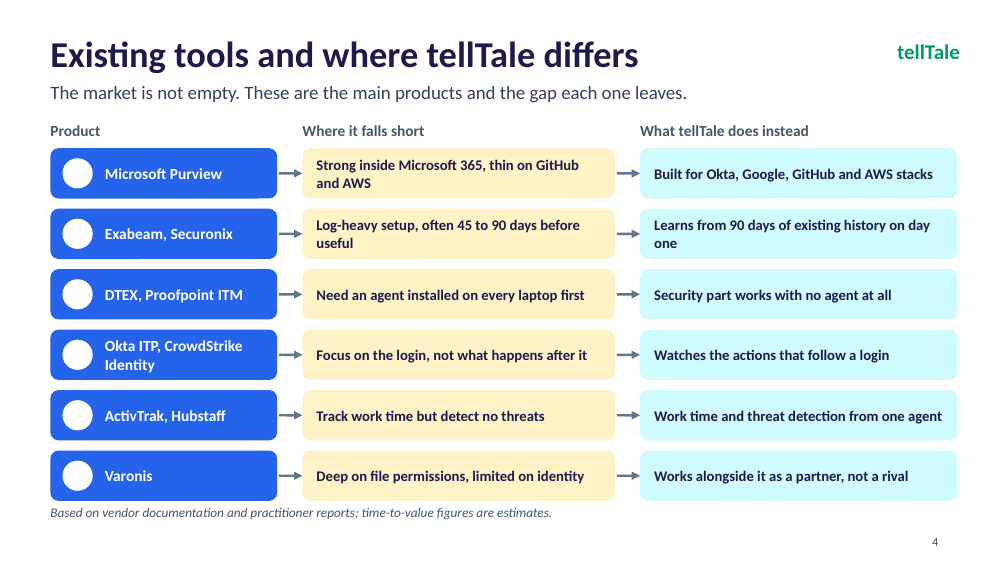
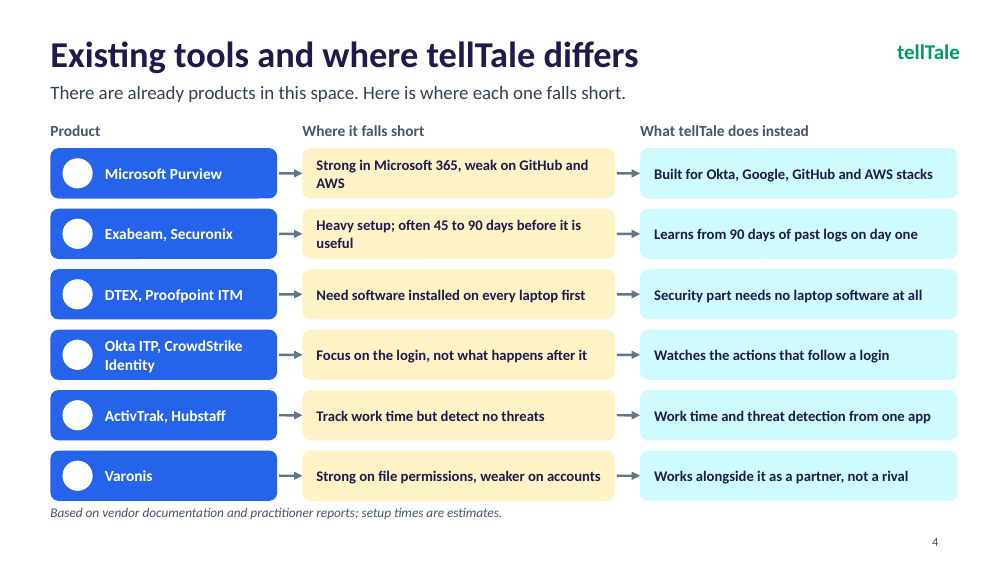
Before and after one commit to aaravgupta0202/telltale, a slide deck: slide 4 of tellTale_CyberForge_Deck.pptx. Drawn at 1008x567 pixels with LibreOffice and Linux fonts; fonts in the diff are those of the drawing; background and template pictures are left out. Boxes give left, top, right and bottom in pixels: in the first picture for what was removed or moved away, otherwise in the second. Text is boxed around its words. In the diff, an @@ line names an element or a change of style, - is before the commit and + after.

Commit message:
v2

```diff
--- a/tellTale_CyberForge_Deck.pptx
+++ b/tellTale_CyberForge_Deck.pptx
@@ text at <box>50,86,626,102</box>: text changed @@
-The market is not empty. These are the main products and the gap each one leaves.
+There are already products in this space. Here is where each one falls short.
@@ text at <box>316,159,589,188</box>: text changed @@
-Strong inside Microsoft 365, thin on GitHub and AWS
+Strong in Microsoft 365, weak on GitHub and AWS
@@ text at <box>316,219,581,248</box>: text changed @@
-Log-heavy setup, often 45 to 90 days before useful
+Heavy setup; often 45 to 90 days before it is useful
@@ text at <box>654,228,918,242</box>: text changed @@
-Learns from 90 days of existing history on day one
+Learns from 90 days of past logs on day one
@@ text at <box>316,289,586,303</box>: text changed @@
-Need an agent installed on every laptop first
+Need software installed on every laptop first
@@ text at <box>654,289,922,303</box>: text changed @@
-Security part works with no agent at all
+Security part needs no laptop software at all
@@ text at <box>654,410,931,424</box>: text changed @@
-Work time and threat detection from one agent
+Work time and threat detection from one app
@@ text at <box>316,470,601,484</box>: text changed @@
-Deep on file permissions, limited on identity
+Strong on file permissions, weaker on accounts
@@ text at <box>50,507,502,519</box>: text changed @@
-Based on vendor documentation and practitioner reports; time-to-value figures are estimates.
+Based on vendor documentation and practitioner reports; setup times are estimates.
```
Also in this commit, not shown: 15 other slides changed, 1 slide removed.
